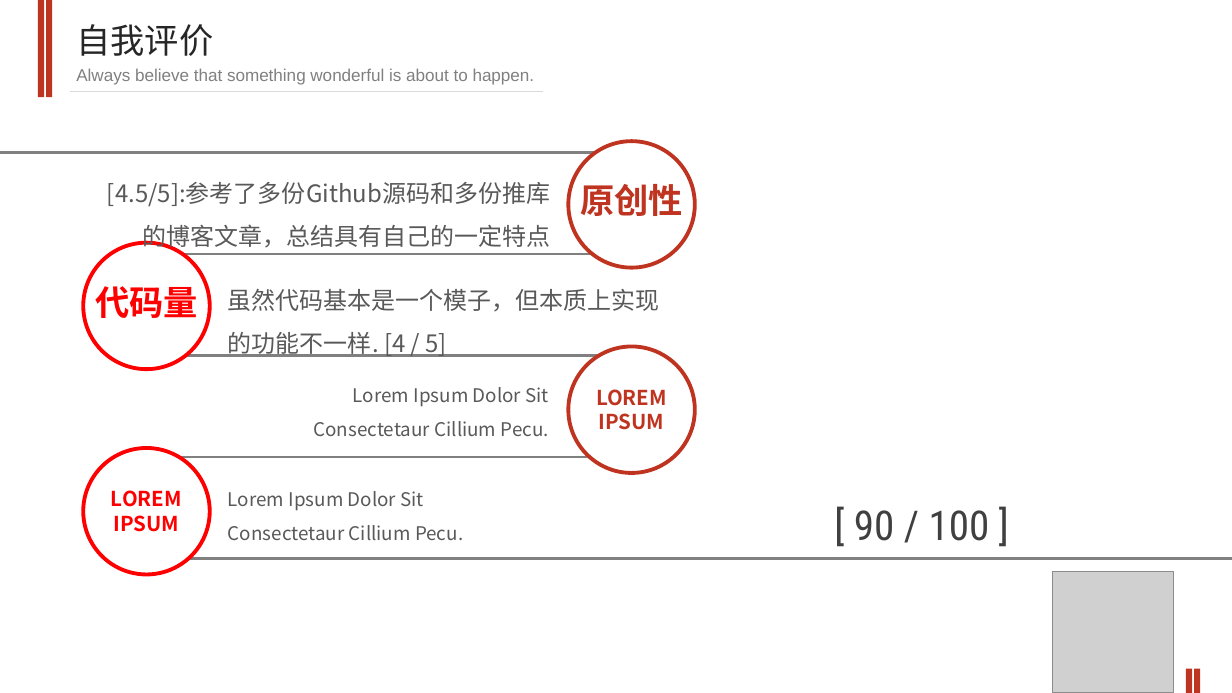
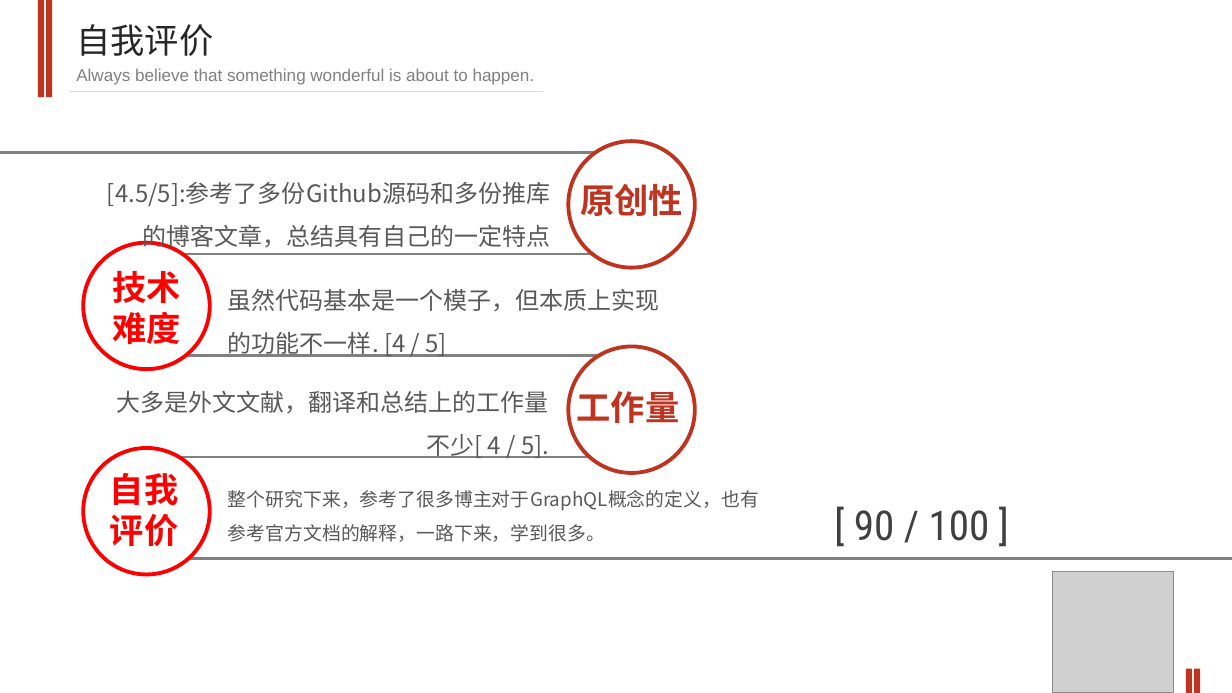
Before and after one commit to CYannSir/New-Learner-For-GraphQL, a slide deck: slide 39 of Research of GraphQL_CYann.pptx. Drawn at 1232x693 pixels with LibreOffice and Linux fonts; fonts in the diff are those of the drawing; grey boxes stand for pictures. Boxes give left, top, right and bottom in pixels: in the first picture for what was removed or moved away, otherwise in the second. Text is boxed around its words. In the diff, an @@ line names an element or a change of style, - is before the commit and + after.

Commit message:
[修改] 答辩PPT 细节

```diff
--- a/Research of GraphQL_CYann.pptx
+++ b/Research of GraphQL_CYann.pptx
@@ text at [112,271,180,344]: text changed @@
-代码量
+技术
+难度
@@ text at [117,391,549,458]: text changed; size 11 to 14 pt @@
-Lorem Ipsum Dolor Sit Consectetaur Cillium Pecu.
+大多是外文文献，翻译和总结上的工作量不少[ 4 / 5].
@@ text at [577,391,680,423]: text changed; size 12 to 20 pt @@
-LOREM
-IPSUM
+工作量
@@ text at [110,473,178,546]: text changed; size 12 to 20 pt @@
-LOREM
-IPSUM
+自我
+评价
@@ text at [228,490,759,542]: text changed @@
-Lorem Ipsum Dolor Sit Consectetaur Cillium Pecu.
+整个研究下来，参考了很多博主对于GraphQL概念的定义，也有参考官方文档的解释，一路下来，学到很多。
```
